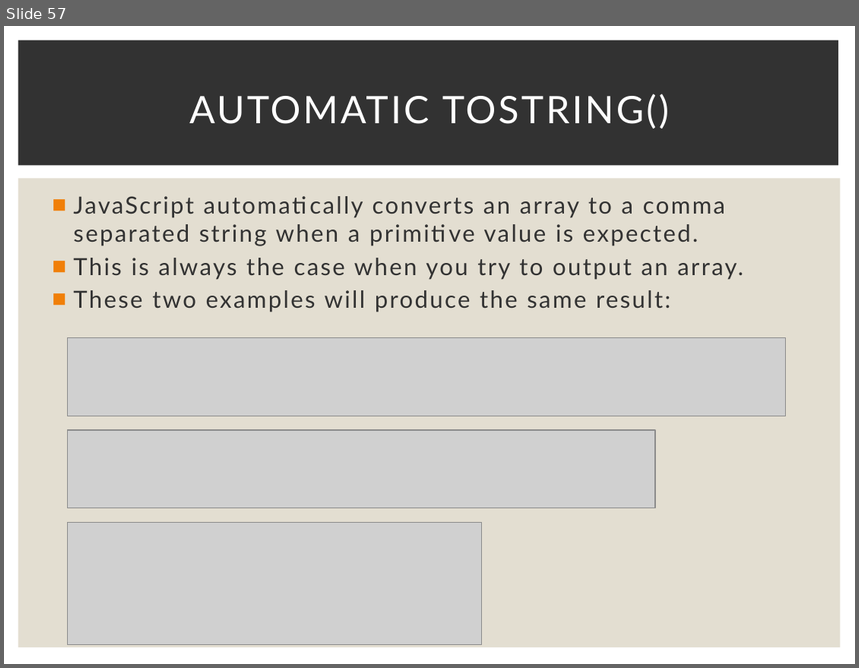
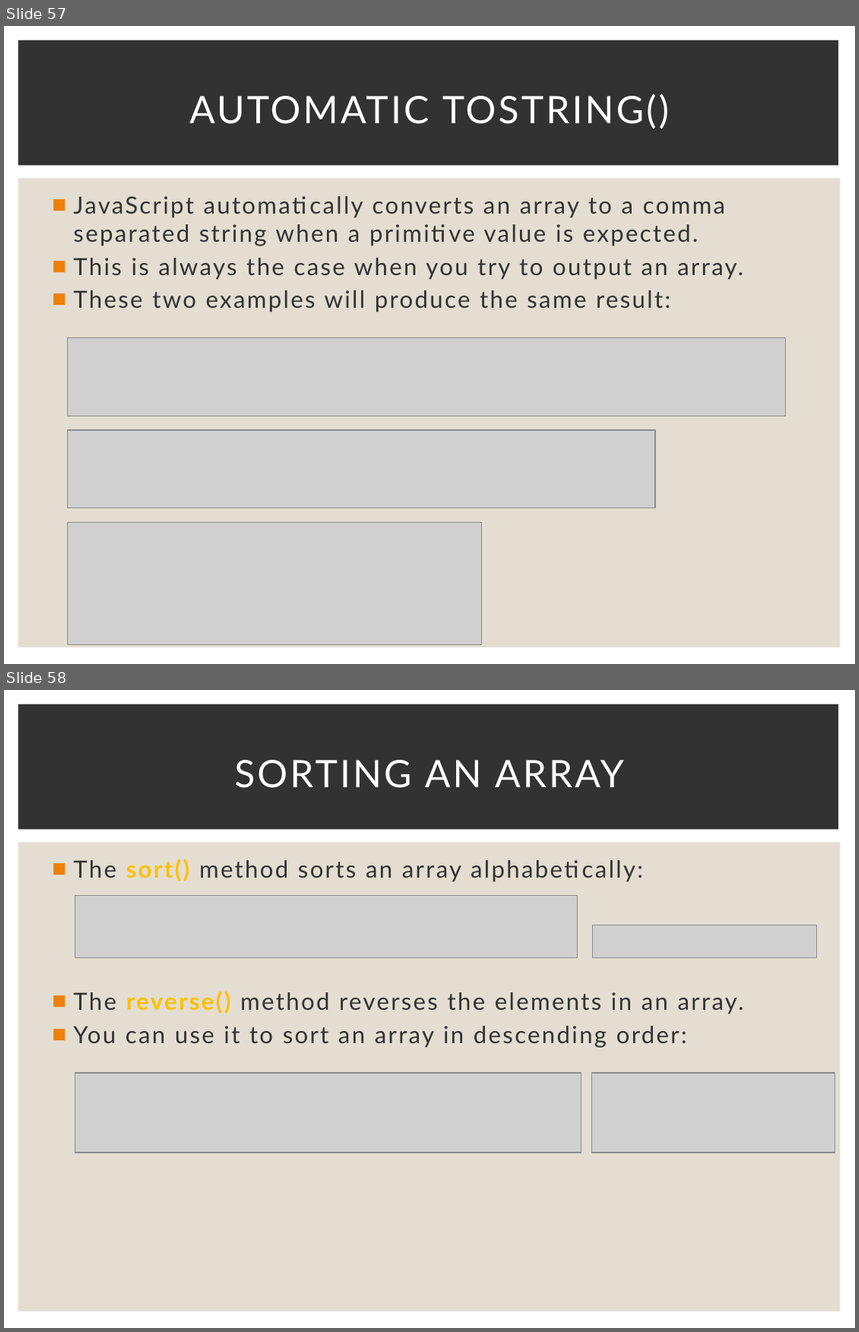
Before and after one commit to Karamihova/Fundamentals-JS, a slide deck: Programming Prep.pptx. Shown one above the other, each under a label of ours: slide 57 before the commit, slides 57 and 58 after it. The pictures are 859x668 and 859x1332 pixels, drawn with LibreOffice and Linux fonts; fonts in the diff are those of the drawing; grey boxes stand for pictures. Boxes give left, top, right and bottom in pixels: in the first picture for what was removed or moved away, otherwise in the second. Text is boxed around its words. In the diff, an @@ line names an element or a change of style, - is before the commit and + after.

```diff
--- a/Programming Prep.pptx
+++ b/Programming Prep.pptx
@@ slide 58 added at <box>4,690,855,1328</box>, background #FFFFFF; not listed: 2 template elements that a slide beside it also shows @@
@@ title added at <box>234,760,624,788</box>, 32 pt, text #FFFFFF @@
+SORTING AN ARRAY
@@ text added at <box>73,859,744,1047</box>, 20 pt, text #323232 @@
+■ The sort() method sorts an array alphabetically:
+■ The reverse() method reverses the elements in an array.
+■ You can use it to sort an array in descending order:
@@ picture added at <box>75,896,578,958</box> @@
@@ picture added at <box>593,925,818,958</box> @@
@@ picture added at <box>75,1073,581,1153</box> @@
@@ picture added at <box>591,1073,835,1153</box> @@
```
Also in this commit, not shown: 1 slide changed, 20 other slides added.
